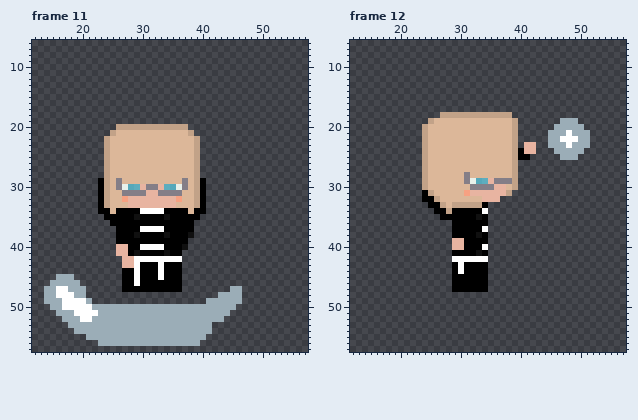
Edited in one commit: pixel-art file (assets/character/unnamed_cult_girl_boss/unnamed_cult_girl_boss.aseprite). That is the earlier state.
64x64 pixels, 16 frames. Shown: frame 11: x 12..57, y 6..57; frame 12: x 12..57, y 6..57. The commit also changed other frames, which this record leaves out.
New version:
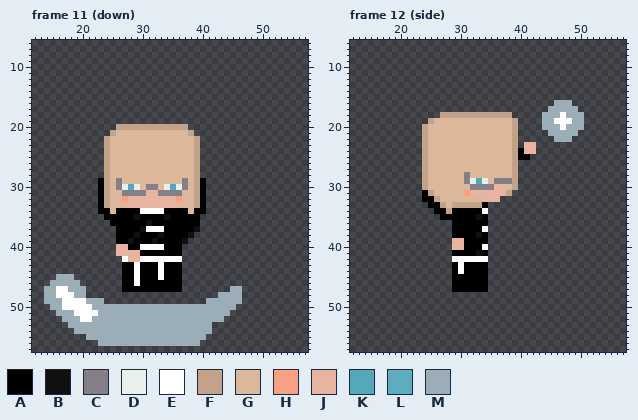
Palette (. is transparent): A #000000  B #101010  C #847e87  D #e8f1eb  E #ffffff  F #c2a288  G #dcb799  H #f7a182  J #e8b4a1  K #55a8ba  L #5dadbe  M #9badb7
The exact change:
Frame 11 (down), layers "Chara", "Layer 1":
The author put colour A in row 36 at x 39.
Colour B becomes colour A in row 38 at x 34; in row 41 at x 34.
Colour J becomes colour A in row 43 at x 27 to 28.
The author put colour B in row 37 at x 39.
Colour A becomes colour B in row 36 at x 31; in row 38 at x 33; in row 39 at x 28, 32 and 37.
Colour E becomes colour B in row 37 at x 30.
Colour L becomes colour D in row 30 at x 29 and 34.
Colour J becomes colour E in row 42 at x 27.
Colour A becomes colour J in row 41 at x 28.
Colour B becomes colour J in row 41 at x 29.
Colour E becomes colour J in row 42 at x 29.
The author put colour M in row 49 at x 22 to 23.
Colour B is gone in row 40 at x 37.
Frame 12 (side), layer "Chara":
Colour L becomes colour D in row 29 at x 34.
The author put colour E in row 18 at x 47; in row 19 at x 46.
Colour M becomes colour E in row 19 at x 47 to 48; in row 20 at x 47.
The author put colour M in row 16 at x 46 to 48; in row 17 at x 45 to 49; in row 18 at x 44 to 46 and 48 to 50; in row 19 at x 44 to 45 and 50; in row 20 at x 44 to 45.
Colour E becomes colour M in row 21 at x 48; in row 22 at x 47 to 48.
Colour E is gone in row 22 at x 49; in row 23 at x 48.
Colour M is gone in row 21 at x 50 to 51; in row 22 at x 45 and 50 to 51; in row 23 at x 45 to 47 and 49 to 51; in row 24 at x 46 to 50; in row 25 at x 47 to 49.
Pixel boxes of the changes (left, top, right, bottom) in both pictures:
changed: (134, 184, 140, 190)
changed: (164, 184, 170, 190)
changed: (122, 220, 200, 268)
added: (92, 298, 104, 304)
changed: (542, 100, 590, 160)
changed: (482, 178, 488, 184)
